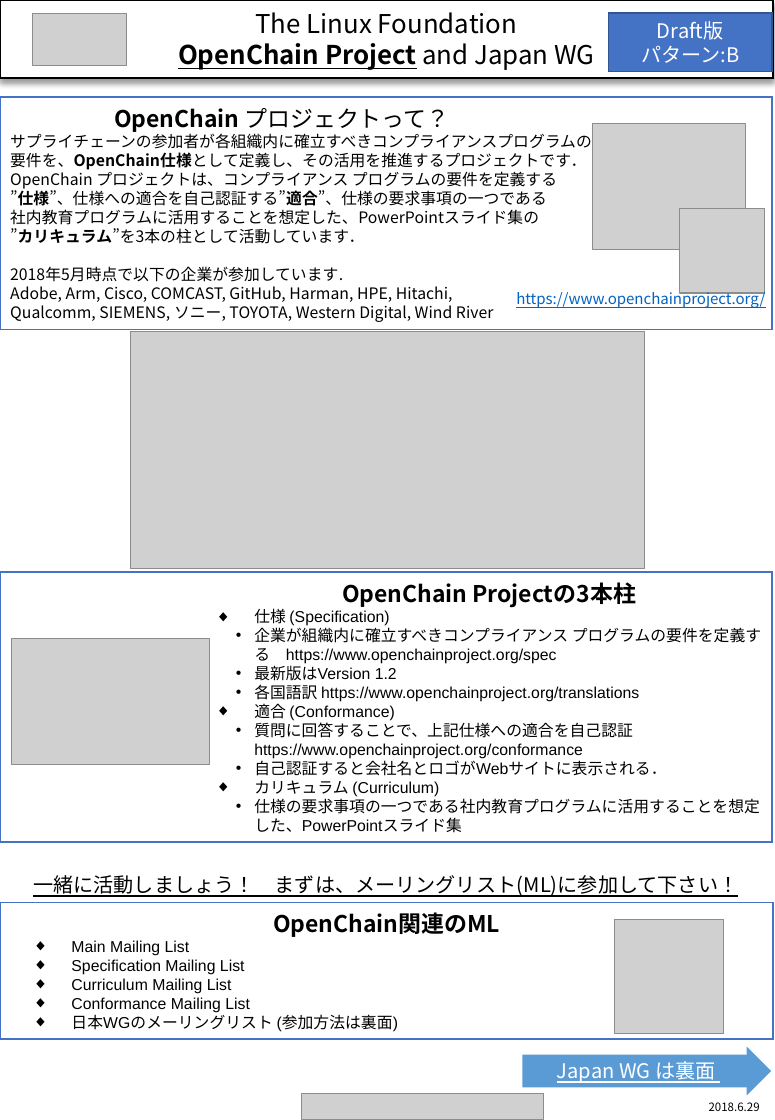
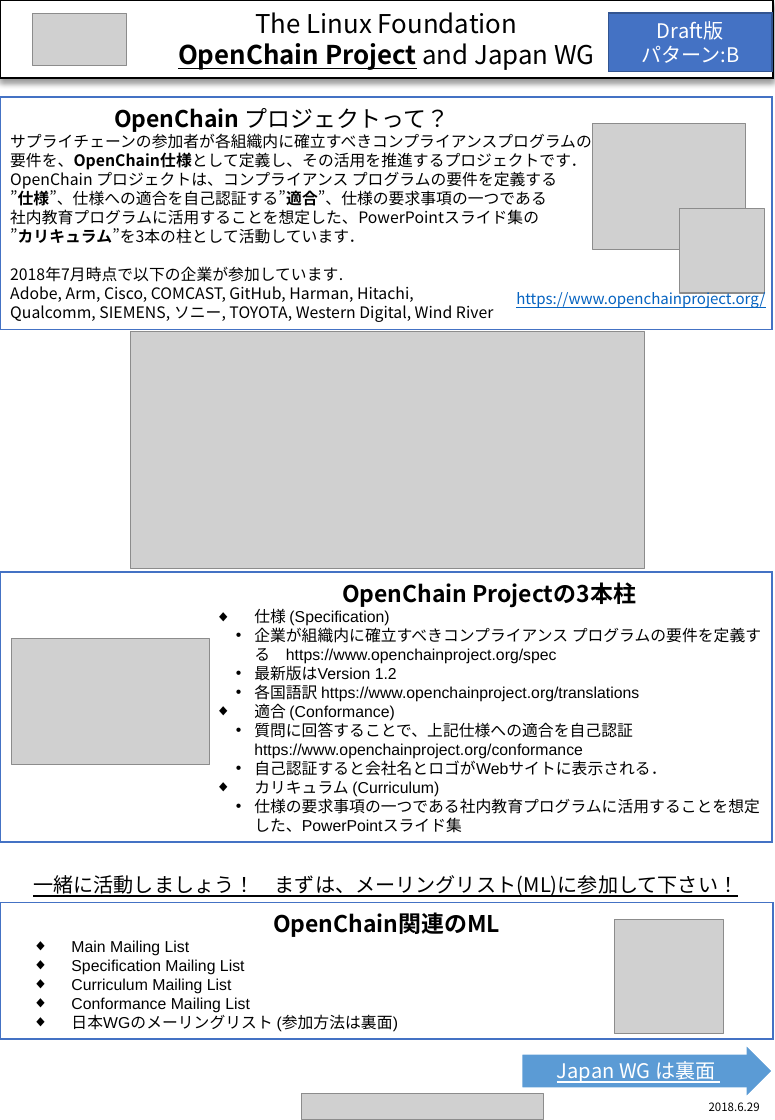
Before and after one commit to OpenChain-Project/OpenChain-JWG, a slide deck: slide 1 of Leaflet/Two-Page_Version/review/b_openchain_leaflet_20180629.pptx. Drawn at 775x1120 pixels with LibreOffice and Linux fonts; fonts in the diff are those of the drawing; grey boxes stand for pictures. Boxes give left, top, right and bottom in pixels: in the first picture for what was removed or moved away, otherwise in the second. Text is boxed around its words. In the diff, an @@ line names an element or a change of style, - is before the commit and + after.

```diff
--- a/Leaflet/Two-Page_Version/review/b_openchain_leaflet_20180629.pptx
+++ b/Leaflet/Two-Page_Version/review/b_openchain_leaflet_20180629.pptx
@@ text in rectangle at box(10, 266, 414, 302): text changed @@
-2018年5月時点で以下の企業が参加しています.
-Adobe, Arm, Cisco, COMCAST, GitHub, Harman, HPE, Hitachi,
+2018年7月時点で以下の企業が参加しています.
+Adobe, Arm, Cisco, COMCAST, GitHub, Harman, Hitachi,
```
Also in this commit, not shown: 1 other slide changed.
